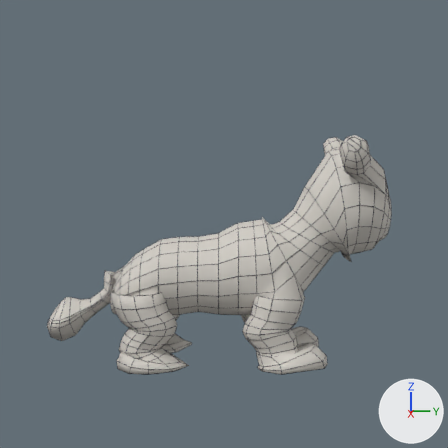
A saved change to the Blender file art/blender/lion_cage_qa.blend.
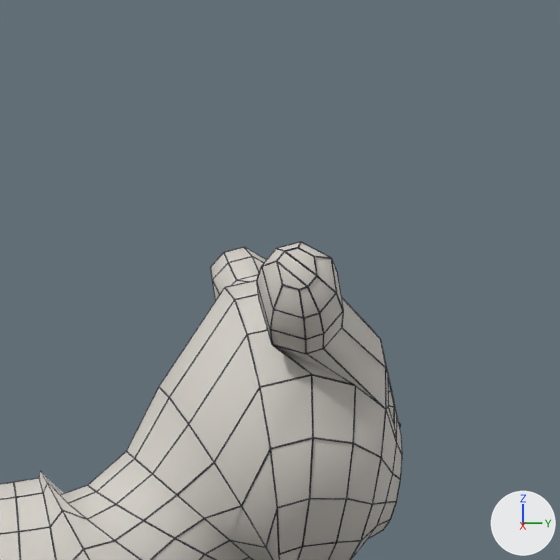
There are two pictures of each version: one from the file's camera 'QACam', one close up on the part from 55% to 100% of the width and 11% to 55% of the height. Arrows for +X, +Y and +Z are at lower right; the lights stay in place. The older version's two pictures come first.

Script lines for the objects in view, before the commit:
```python
me_lioncage = bpy.data.meshes.new('LionCage')
me_lioncage.from_pydata(...)  # 999 vertices, 997 faces; spans x -0.277..0.277, y -0.657..0.644, z 0.004..0.85
me_lioncage.polygons.foreach_set('use_smooth', [True] * 997)
me_lioncage.materials.append(mat_qasurf)  # light grey #d4d0c8
me_lioncage.materials.append(mat_qawire)  # dark grey #303038
ob_lioncage = bpy.data.objects.new('LionCage', me_lioncage)
ob_lioncage.location = (0.0, 0.0, 0.0)
_m = ob_lioncage.modifiers.new('Wire', 'WIREFRAME')
_m.thickness = 0.0026
_m.use_replace = False
_m.material_offset = 1
```
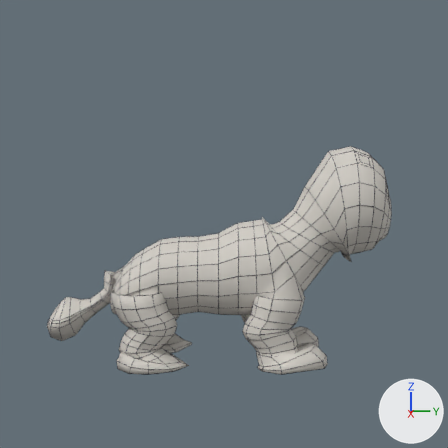
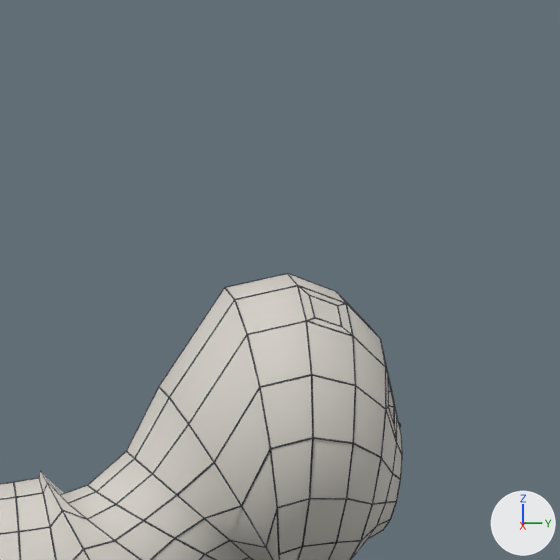
Where the change shows, as pixel boxes [x1, y1, x2, y2] in the close-ups (560 x 560 px):
'LionCage', reshaped: before [0, 241, 403, 560]; after [0, 273, 403, 560]
part 1 of me_lioncage, cut back: before [210, 241, 387, 409]; after [298, 285, 387, 409]

Diff of the bpy script that builds the scene:
```diff
--- a/art/blender/lion_cage_qa.blend.py
+++ b/art/blender/lion_cage_qa.blend.py
@@ me_lioncage @@
 # used by ob_lioncage; location = (0.0, 0.0, 0.0)
-me_lioncage.from_pydata(...)  # 999 vertices, 997 faces; spans x -0.277..0.277, y -0.657..0.644, z 0.004..0.85
+me_lioncage.from_pydata(...)  # 937 vertices, 935 faces; spans x -0.244..0.244, y -0.657..0.644, z 0.004..0.812
+# me_lioncage part 1
+# 70 vertices are removed from x -0.277..0.277, y 0.421..0.597, z 0.713..0.85
+# 80 faces are deleted
+# 2 vertices move from x -0.059..0.059, y 0.568, z 0.766 to x -0.088..0.088, y 0.545, z 0.771
+# 8 vertices are added at x -0.137..0.137, y 0.507..0.556, z 0.733..0.784
+# 18 new faces join them
 me_lioncage.materials.append(mat_qasurf)
```
